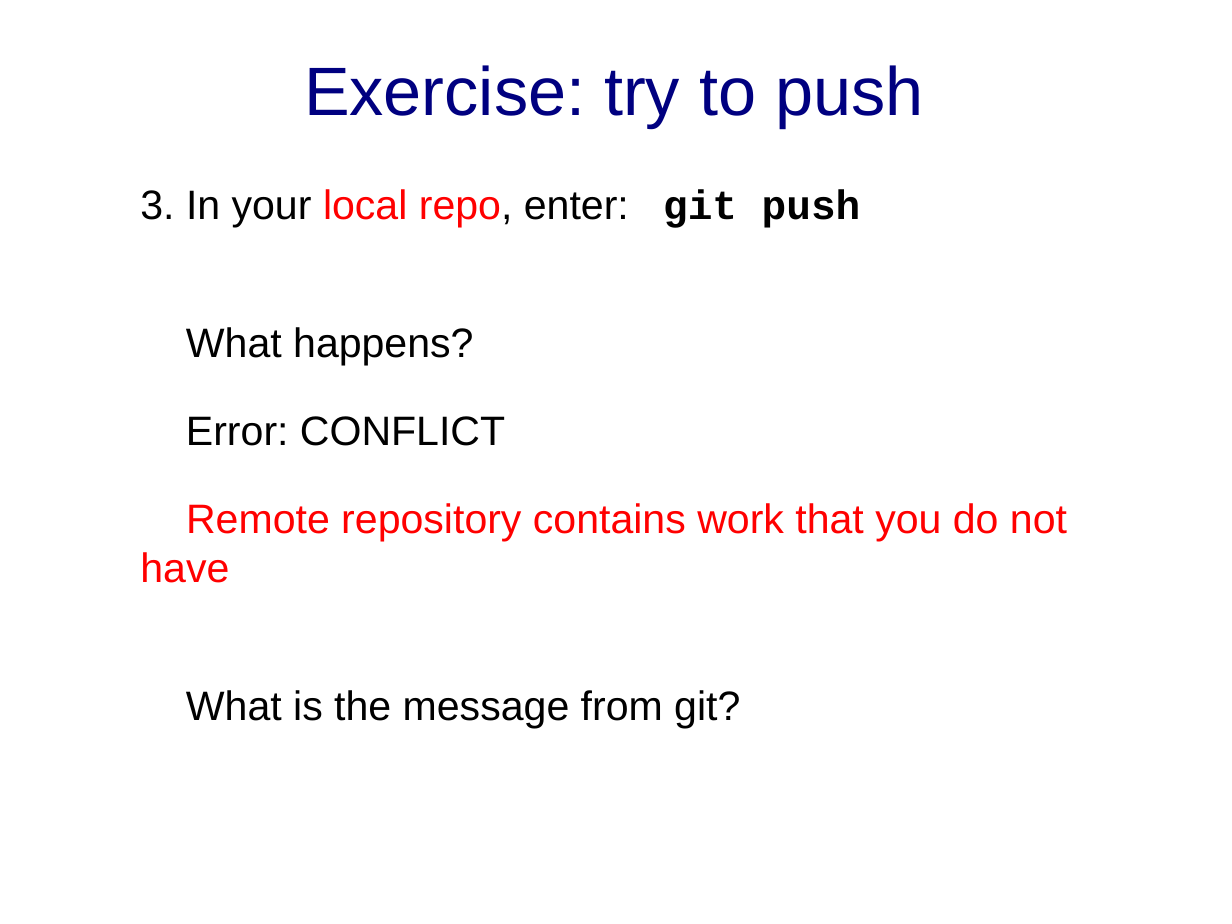
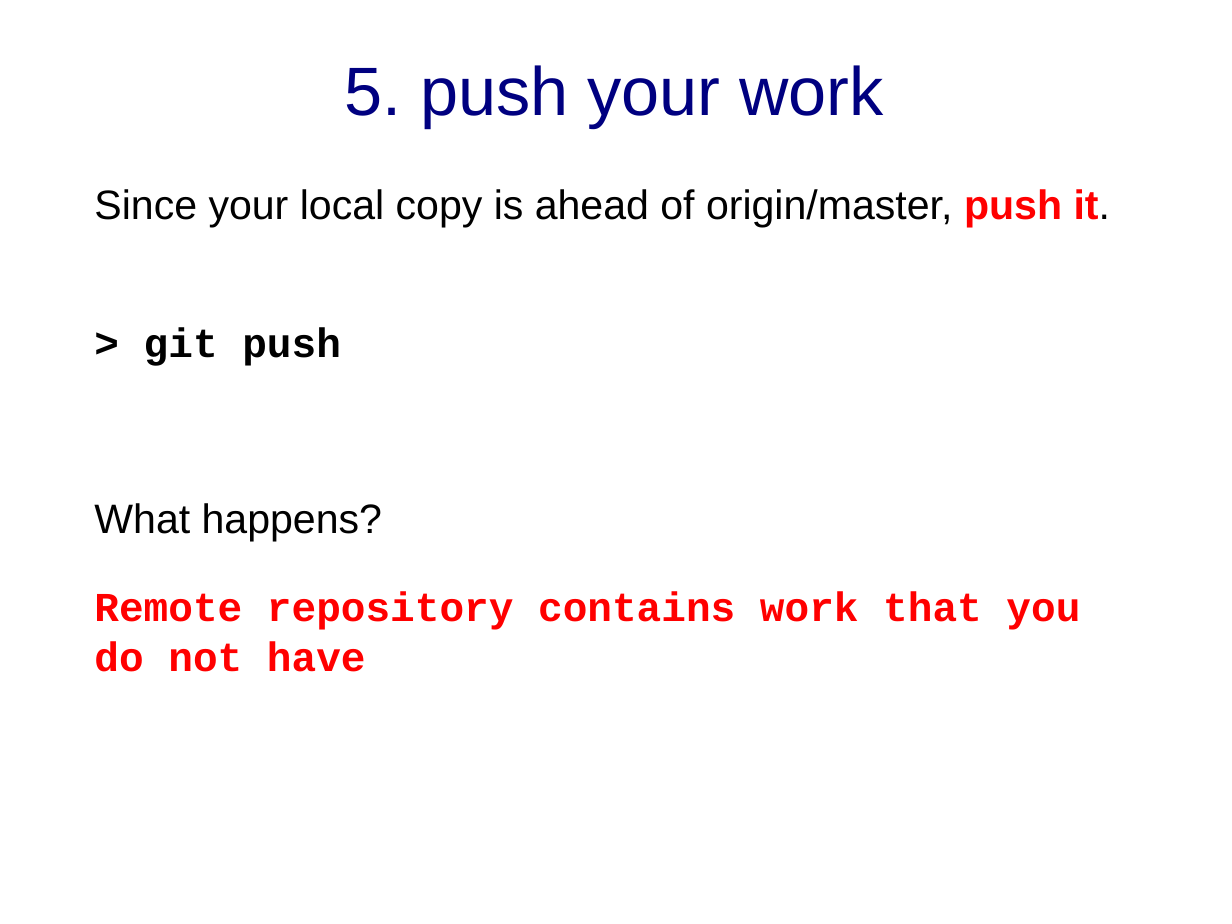
Before and after one commit to cpske/ISP, a slide deck: slide 7 of git/Merge-and-Conflict-Practice.ppt (slide 6 before the commit). Drawn at 1232x924 pixels with LibreOffice and Linux fonts; fonts in the diff are those of the drawing. Boxes give left, top, right and bottom in pixels: in the first picture for what was removed or moved away, otherwise in the second. Text is boxed around its words. In the diff, an @@ line names an element or a change of style, - is before the commit and + after.

Commit message:
update merge exercise

```diff
--- a/git/Merge-and-Conflict-Practice.ppt
+++ b/git/Merge-and-Conflict-Practice.ppt
@@ title at (344, 65, 883, 128): text changed @@
-Exercise: try to push
+5. push your work
@@ text at (94, 189, 1111, 366): text changed @@
-3. In your local repo, enter: git push
+Since your local copy is ahead of origin/master, push it.
+> git push
@@ text at (186, 416, 505, 446): paragraph removed @@
-Error: CONFLICT
@@ text at (94, 503, 1080, 672): font Arial to Courier New, bold on in "Remote repository contains work that you do ..."; indent changed @@
@@ text at (186, 690, 740, 728): paragraph removed @@
-What is the message from git?
```
Also in this commit, not shown: 9 other slides changed, 3 slides added, 1 other file.
